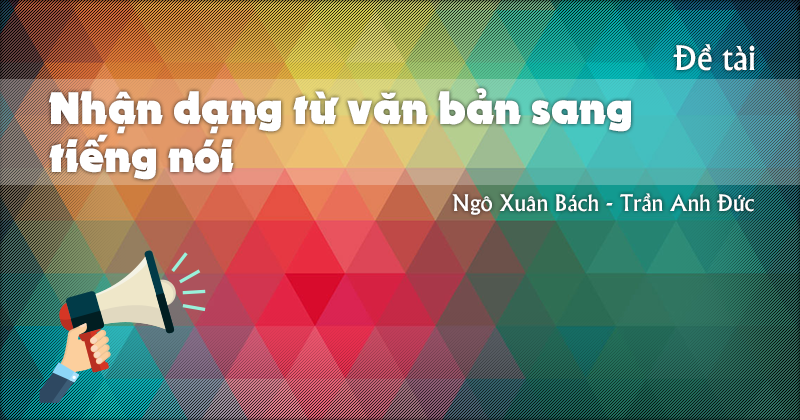
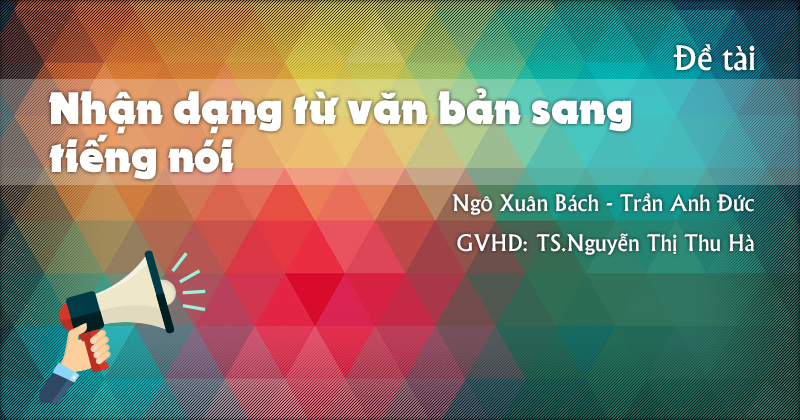
Comparing the layer stacks of the two (800, 420) images. Changes:
added layer "Names copy" above "Names" over (x1=457, y1=233, x2=754, y2=255)
